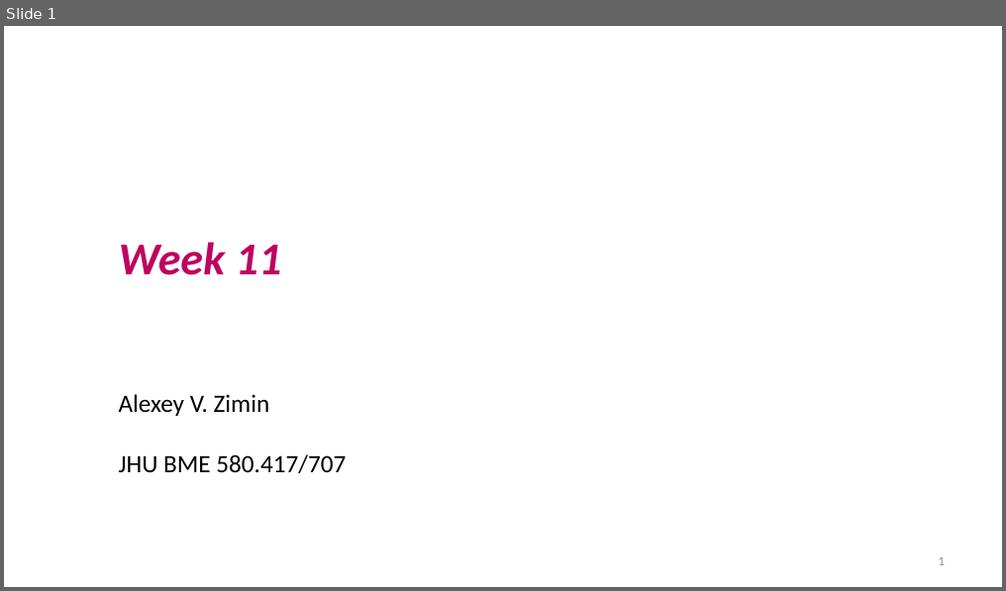
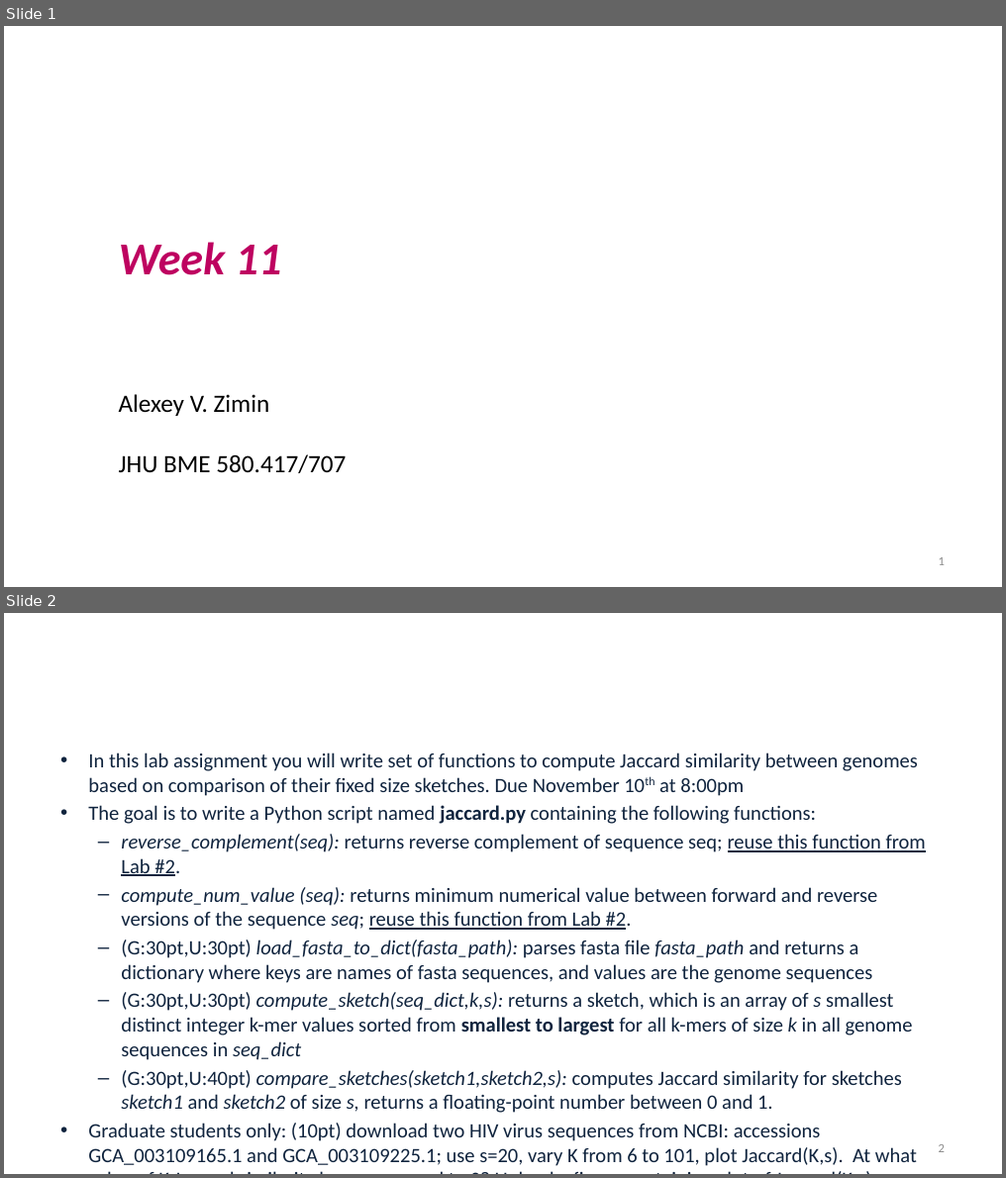
Before and after one commit to alekseyzimin/BME-Algorithms-for-Analysis-of-Genomic-Data, a slide deck: Lectures/Week 11 -- Positional Weights Markov Chain WAM HMM Viterbi.pptx. Shown one above the other, each under a label of ours: slide 1 before the commit, slides 1 and 2 after it. The pictures are 1006x591 and 1006x1178 pixels, drawn with LibreOffice and Linux fonts; fonts in the diff are those of the drawing; background and template pictures are left out. Boxes give left, top, right and bottom in pixels: in the first picture for what was removed or moved away, otherwise in the second. Text is boxed around its words. In the diff, an @@ line names an element or a change of style, - is before the commit and + after.

```diff
--- a/Lectures/Week 11 -- Positional Weights Markov Chain WAM HMM Viterbi.pptx
+++ b/Lectures/Week 11 -- Positional Weights Markov Chain WAM HMM Viterbi.pptx
@@ slide 2 added at bbox=[4, 613, 1002, 1174], background picture (left out) @@
@@ title added at bbox=[53, 668, 951, 706], 32.4 pt, text #FFFFFF @@
+Lab #5: Jaccard similarity
@@ text added at bbox=[88, 753, 926, 1166], 19.6 pt, text #0F243E @@
+• In this lab assignment you will write set of functions to compute Jaccard similarity between genomes based on comparison of their fixed size sketches. Due November 10th at 8:00pm
+• The goal is to write a Python script named jaccard.py containing the following functions:
+  – reverse_complement(seq): returns reverse complement of sequence seq; reuse this function from Lab #2.
+  – compute_num_value (seq): returns minimum numerical value between forward and reverse versions of the sequence seq; reuse this function from Lab #2.
+  – (G:30pt,U:30pt) load_fasta_to_dict(fasta_path): parses fasta file fasta_path and returns a dictionary where keys are names of fasta sequences, and values are the genome sequences
+  – (G:30pt,U:30pt) compute_sketch(seq_dict,k,s): returns a sketch, which is an array of s smallest distinct integer k-mer values sorted from smallest to largest for all k-mers of size k in all genome sequences in seq_dict
+  – (G:30pt,U:40pt) compare_sketches(sketch1,sketch2,s): computes Jaccard similarity for sketches sketch1 and sketch2 of size s, returns a floating-point number between 0 and 1.
+• Graduate students only: (10pt) download two HIV virus sequences from NCBI: accessions GCA_003109165.1 and GCA_003109225.1; use s=20, vary K from 6 to 101, plot Jaccard(K,s). At what value of K Jaccard similarity becomes equal to 0? Upload a figure containing plot of Jaccard(K,s) as function of K. Add a box with value of K’ where Jaccard (K’,20)==0
@@ page number added at bbox=[939, 1145, 944, 1153], 12 pt, text #8C8C8C @@
+2
```
Also in this commit, not shown: 32 slides changed, 1 other slide added, 1 other file.
